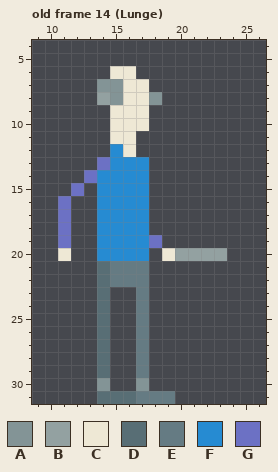
A pixel-art file gets an edit: Man/Man.aseprite. The picture above is the old version.
32x32 pixels, 17 frames. Shown: old frame 14 (Lunge): x 9..26, y 4..31. The commit also changed other frames, which this record leaves out.
Visible layers, top first: "Head", "Body/FrontArm", "Body/Torso", "Body/BackArm", "Legs/FrontLeg", "Legs/BackLeg".
Palette (. is transparent): A #839496  B #93a1a1  C #eee8d5  D #586e75  E #657b83  F #268bd2  G #6c71c4
Pixels before, old frame 14 (Lunge), first column x 11:
 6 ....CC.......
 7 ...AACC......
 8 ...BACCA.....
 9 ....CCC......
10 ....CCC......
11 ....CC.......
12 ....FC.......
13 ...GFFF......
14 ..GFFFF......
15 .G.FFFF......
16 G..FFFF......
17 G..FFFF......
18 G..FFFF......
19 G..FFFFG.....
20 C..FFFF.CBBBB
21 ...DEEE......
22 ...DEEE......
23 ...D..E......
24 ...D..E......
25 ...D..E......
26 ...D..E......
27 ...D..E......
28 ...D..E......
29 ...D..E......
30 ...A..A......
31 ...DDDEEE....
After the commit:
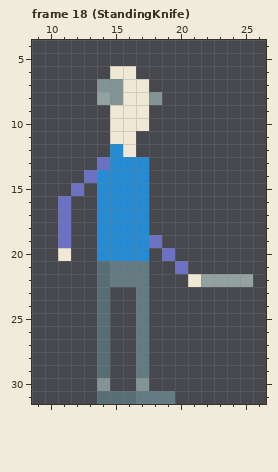
A new or re-ordered frame is compared with the old frame closest to it.
The author wrote: Added a few more frames with the man to make the knife align better
Difference:
frames 17 -> 19
Frame 18 (StandingKnife) is new; against old frame 14 (Lunge), layer "Body/BackArm":
y 20: x 19..23 CBBBB -> G....
y 21: x 20 . -> G
y 22: x 21..25 ..... -> CBBBB
Changed places in both pictures, as pixel boxes (x1, y1, x2, y2):
changed: (162, 248, 253, 287)
